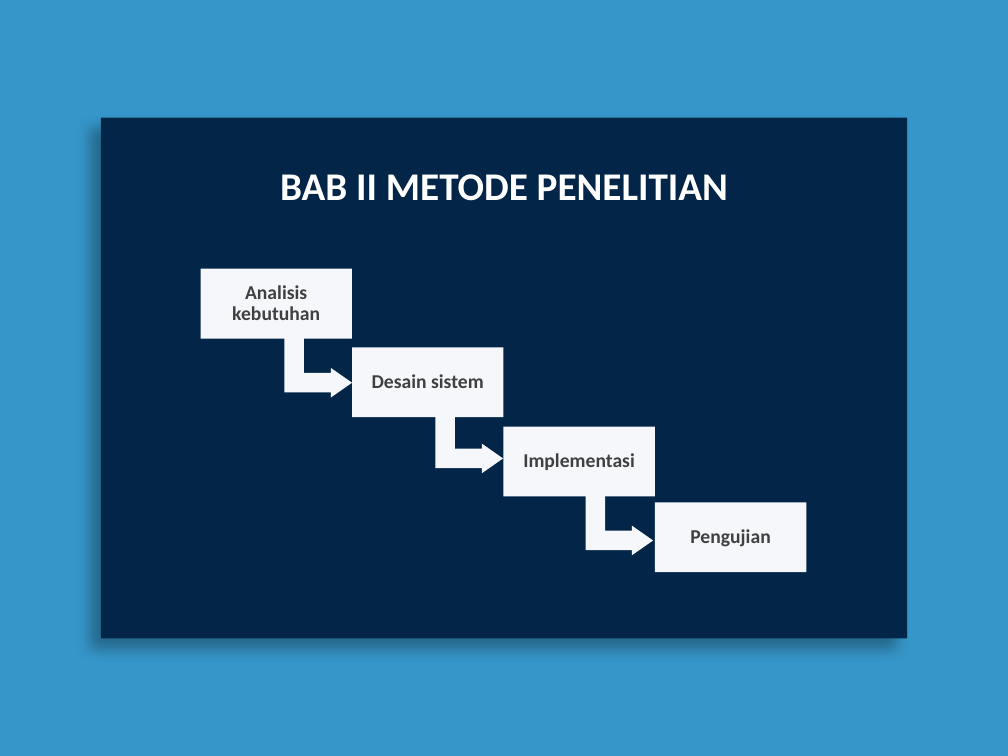
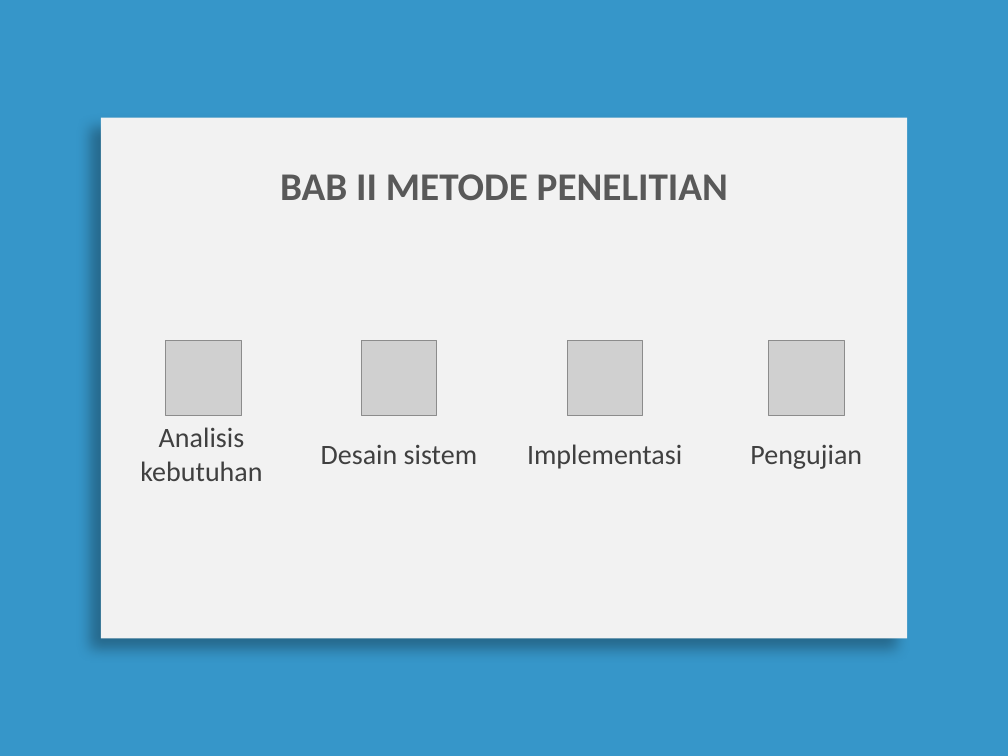
Before and after one commit to L200150057/Skripsi, a slide deck: slide 3 of Powerpoint Skripsi.pptx. Drawn at 1008x756 pixels with LibreOffice and Linux fonts; fonts in the diff are those of the drawing; grey boxes stand for pictures. Boxes give left, top, right and bottom in pixels: in the first picture for what was removed or moved away, otherwise in the second. Text is boxed around its words. In the diff, an @@ line names an element or a change of style, - is before the commit and + after.

```diff
--- a/Powerpoint Skripsi.pptx
+++ b/Powerpoint Skripsi.pptx
@@ rectangle at [101, 118, 907, 639]: fill #032548 to #F2F2F2 @@
@@ title "BAB II METODE PENELITIAN" at [280, 174, 728, 200]: text colour #FFFFFF to #595959 @@
@@ picture added at [165, 340, 241, 415] @@
@@ picture added at [361, 340, 436, 415] @@
@@ picture added at [566, 340, 642, 415] @@
@@ picture added at [768, 340, 844, 415] @@
@@ size 14 to 20 pt, bold off; line spacing 0.9 to 1 in 4 elements at [527, 444, 682, 469], [321, 445, 477, 464], [750, 445, 862, 469], [140, 427, 262, 481] @@
@@ text "Analisis kebutuhan": place and size @@
-text "Analisis kebutuhan" at [232, 285, 320, 320]
+text "Analisis kebutuhan" at [140, 427, 262, 481]
@@ text "Desain sistem": place and size @@
-text "Desain sistem" at [372, 374, 484, 388]
+text "Desain sistem" at [321, 445, 477, 464]
@@ text "Implementasi": place and size @@
-text "Implementasi" at [523, 453, 635, 470]
+text "Implementasi" at [527, 444, 682, 469]
@@ text "Pengujian": place and size @@
-text "Pengujian" at [690, 529, 770, 547]
+text "Pengujian" at [750, 445, 862, 469]
@@ group removed at [201, 269, 806, 572]: 4 rectangles, 3 bent up arrows @@
```
Also in this commit, not shown: 4 other slides changed, 2 slides removed, 6 other files.
